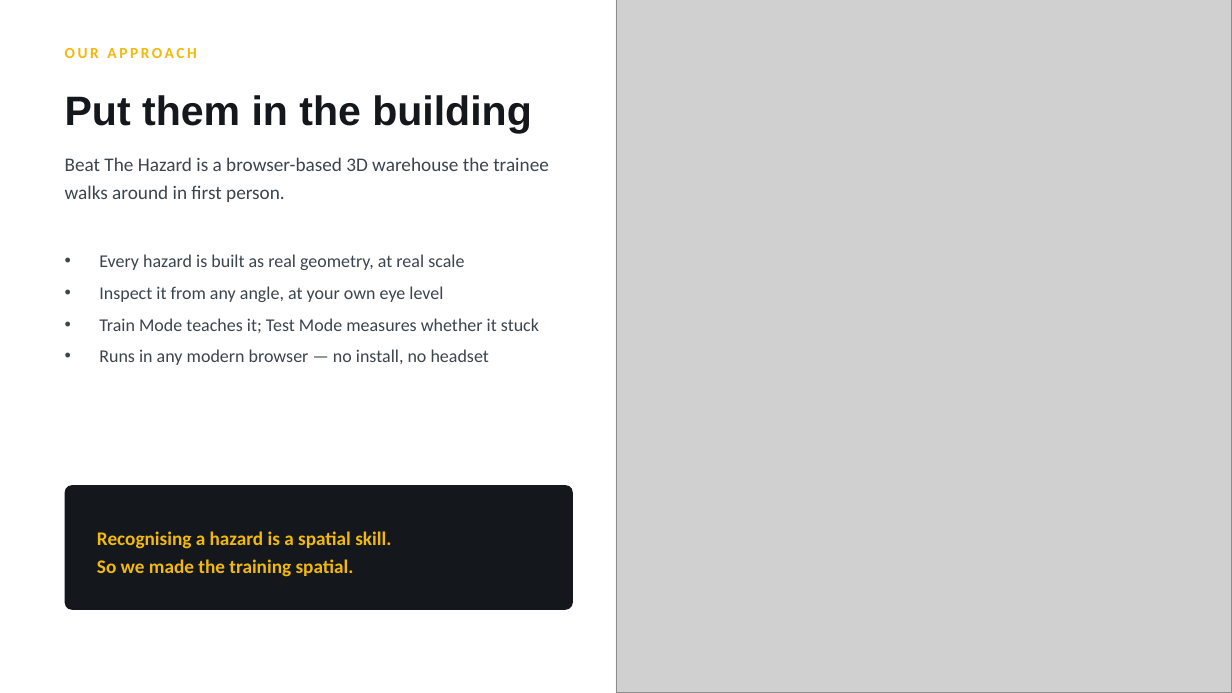
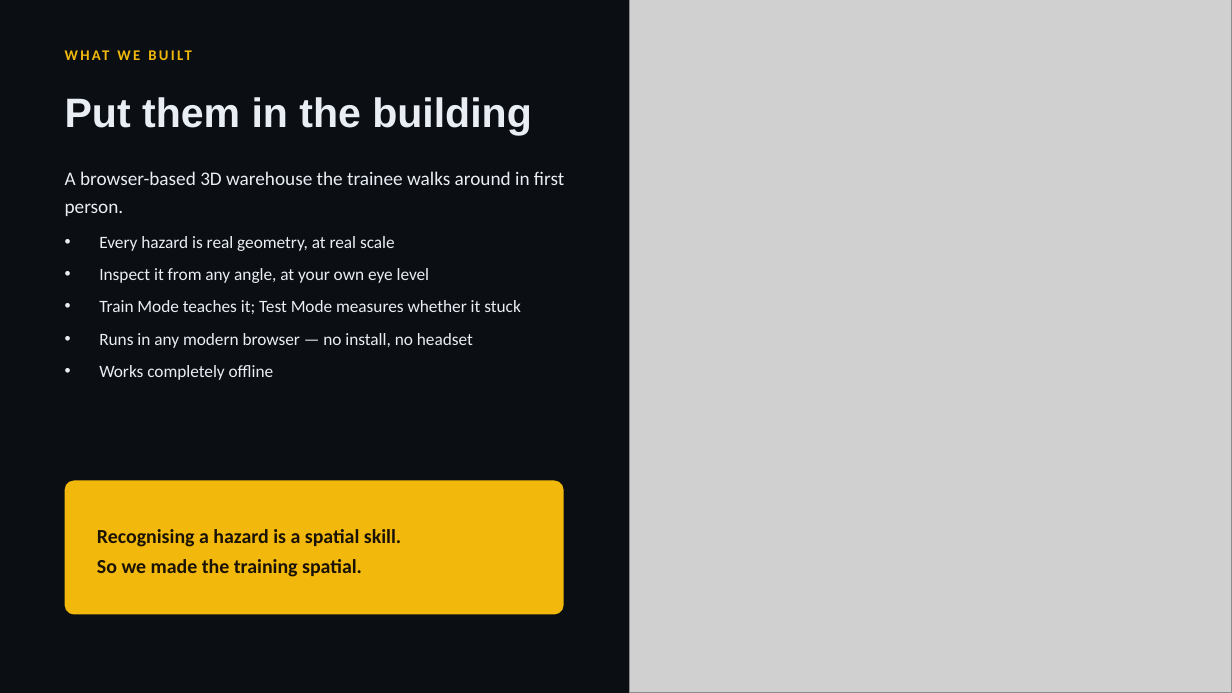
Before and after one commit to kushalthewave/interprize-project, a slide deck: slide 3 of Beat-The-Hazard-Presentation.pptx. Drawn at 1232x693 pixels with LibreOffice and Linux fonts; fonts in the diff are those of the drawing; grey boxes stand for pictures. Boxes give left, top, right and bottom in pixels: in the first picture for what was removed or moved away, otherwise in the second. Text is boxed around its words. In the diff, an @@ line names an element or a change of style, - is before the commit and + after.

```diff
--- a/Beat-The-Hazard-Presentation.pptx
+++ b/Beat-The-Hazard-Presentation.pptx
@@ background #FFFFFF to #0B0F14 @@
@@ picture: place and size @@
-picture at box(616, 0, 1232, 693)
+picture at box(630, 0, 1232, 693)
@@ text "Put them in the building" at box(65, 97, 531, 136): text colour #14181C to #E9EEF4; line spacing 1 to 1.1 @@
@@ text at box(65, 171, 564, 216): text changed; text colour #3C444C to #E9EEF4 @@
-Beat The Hazard is a browser-based 3D warehouse the trainee walks around in first person.
+A browser-based 3D warehouse the trainee walks around in first person.
@@ text "Every hazard is real geometry, ...": place and size @@
-text "Every hazard is real geometry, ..." at box(99, 254, 539, 365)
+text "Every hazard is real geometry, ..." at box(99, 236, 521, 380)
@@ text at box(99, 236, 395, 251): text changed; size 14 to 13.5 pt; text colour #3C444C to #E9EEF4 @@
-• Every hazard is built as real geometry, at real scale
+• Every hazard is real geometry, at real scale
@@ text at box(99, 268, 521, 348): size 14 to 13.5 pt, text colour #3C444C to #E9EEF4 in "Inspect it from any angle, at your ...", "Train Mode teaches it; Test Mode measures ...", "Runs in any modern browser — no ..."; more space between paragraphs @@
@@ text at box(99, 365, 274, 380): paragraph added @@
+• Works completely offline
@@ rounded rectangle: place and size @@
-rounded rectangle at box(65, 485, 573, 610)
+rounded rectangle at box(65, 481, 564, 615)
@@ rounded rectangle at box(65, 481, 564, 615): fill #14181C to #F2B90C; proportions changed @@
@@ text "Recognising a hazard is a ..." at box(97, 529, 401, 577): size 15 to 15.5 pt, text colour #F2B90C to #1A1204; line spacing 1.2 to 1.25 @@
@@ text at box(122, 563, 147, 573): text changed; size 12 to 11.5 pt @@
-OUR APPROACH
+WHAT WE BUILT
```
Also in this commit, not shown: 9 other slides changed, 8 slides added, 5 slides removed, 2 other files.
